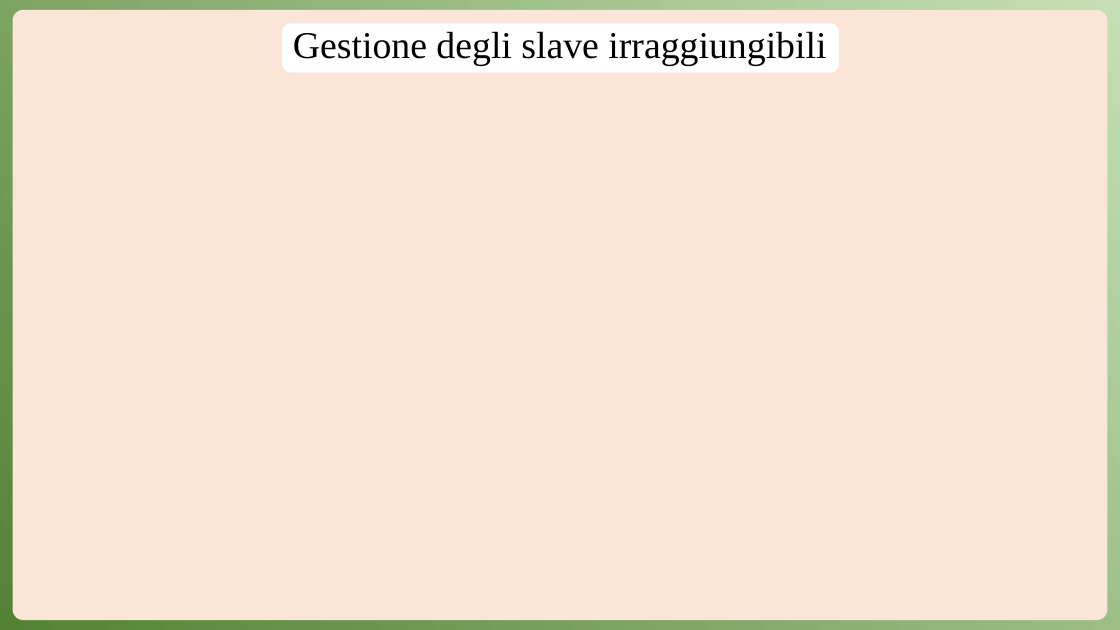
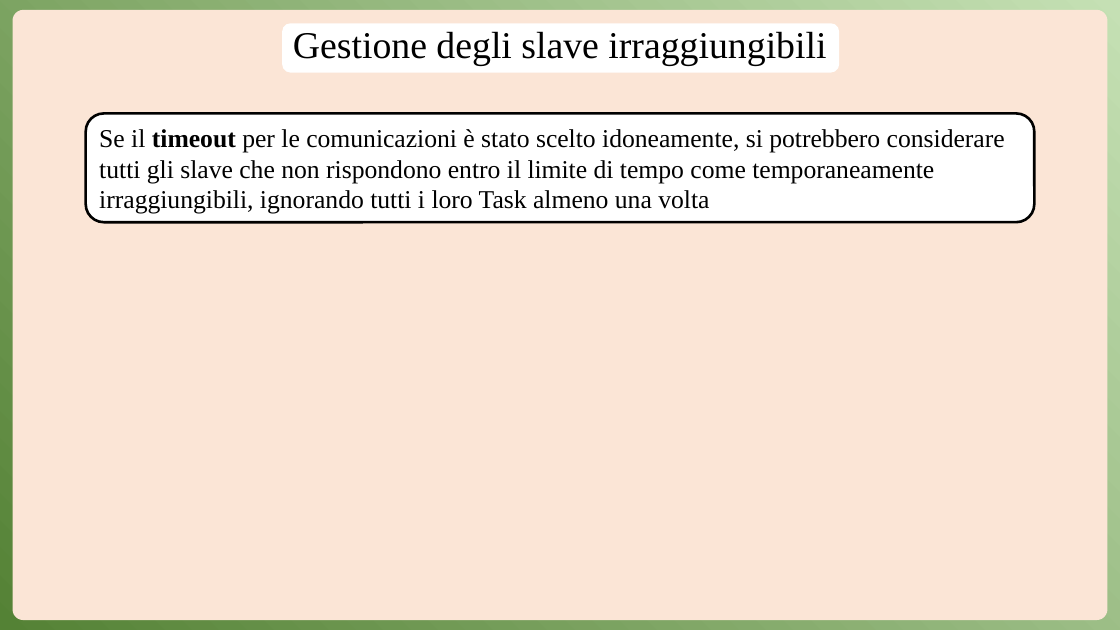
Before and after one commit to Anrighe/Tesi-Laurea-Triennale-Informatica-Unimore, a slide deck: slide 16 of Presentazione_Tesi_Triennale_Informatica_Unimore_2022_2023_Enrico_Marras_152336.pptx. Drawn at 1120x630 pixels with LibreOffice and Linux fonts; fonts in the diff are those of the drawing. Boxes give left, top, right and bottom in pixels: in the first picture for what was removed or moved away, otherwise in the second. Text is boxed around its words. In the diff, an @@ line names an element or a change of style, - is before the commit and + after.

```diff
--- a/Presentazione_Tesi_Triennale_Informatica_Unimore_2022_2023_Enrico_Marras_152336.pptx
+++ b/Presentazione_Tesi_Triennale_Informatica_Unimore_2022_2023_Enrico_Marras_152336.pptx
@@ rounded rectangle added at box(86, 113, 1034, 223), fill #FFFFFF, outline #000000 2.25 pt, 22 pt, text #000000 @@
+Se il timeout per le comunicazioni è stato scelto idoneamente, si potrebbero considerare tutti gli slave che non rispondono entro il limite di tempo come temporaneamente irraggiungibili, ignorando tutti i loro Task almeno una volta
```
Also in this commit, not shown: 15 other slides changed, 4 slides added, 1 slide removed.
